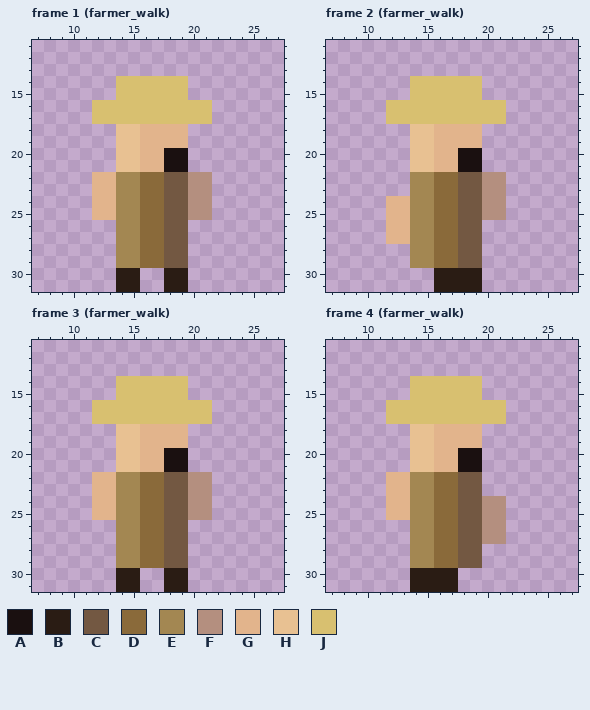
Two versions of one pixel-art file, art/townsfolk_humans.aseprite. Above: the version before the commit.
32x32 pixels, 70 frames. Colours within 5 levels of each other are drawn and written as one. Shown: frame 1 (farmer_walk): x 7..27, y 11..31; frame 2 (farmer_walk): x 7..27, y 11..31; frame 3 (farmer_walk): x 7..27, y 11..31; frame 4 (farmer_walk): x 7..27, y 11..31. The commit also changed other frames, which this record leaves out.
Palette (. is transparent): A #1a1010  B #2a1c14  C #735842  D #8a6a3a  E #a38752  F #b48f7f  G #e2b48c  H #e8c192  J #d8c070
Pixels before, frame 1 (farmer_walk), first column x 12:
14 ..JJJJJJ..
15 ..JJJJJJ..
16 JJJJJJJJJJ
17 JJJJJJJJJJ
18 ..HHGGGG..
19 ..HHGGGG..
20 ..HHGGAA..
21 ..HHGGAA..
22 GGEEDDCCFF
23 GGEEDDCCFF
24 GGEEDDCCFF
25 GGEEDDCCFF
26 ..EEDDCC..
27 ..EEDDCC..
28 ..EEDDCC..
29 ..EEDDCC..
30 ..BB..BB..
31 ..BB..BB..
Pixels before, frame 2 (farmer_walk), first column x 12:
14 ..JJJJJJ..
15 ..JJJJJJ..
16 JJJJJJJJJJ
17 JJJJJJJJJJ
18 ..HHGGGG..
19 ..HHGGGG..
20 ..HHGGAA..
21 ..HHGGAA..
22 ..EEDDCCFF
23 ..EEDDCCFF
24 GGEEDDCCFF
25 GGEEDDCCFF
26 GGEEDDCC..
27 GGEEDDCC..
28 ..EEDDCC..
29 ..EEDDCC..
30 ....BBBB..
31 ....BBBB..
Pixels before, frame 3 (farmer_walk), first column x 12:
14 ..JJJJJJ..
15 ..JJJJJJ..
16 JJJJJJJJJJ
17 JJJJJJJJJJ
18 ..HHGGGG..
19 ..HHGGGG..
20 ..HHGGAA..
21 ..HHGGAA..
22 GGEEDDCCFF
23 GGEEDDCCFF
24 GGEEDDCCFF
25 GGEEDDCCFF
26 ..EEDDCC..
27 ..EEDDCC..
28 ..EEDDCC..
29 ..EEDDCC..
30 ..BB..BB..
31 ..BB..BB..
Pixels before, frame 4 (farmer_walk), first column x 12:
14 ..JJJJJJ..
15 ..JJJJJJ..
16 JJJJJJJJJJ
17 JJJJJJJJJJ
18 ..HHGGGG..
19 ..HHGGGG..
20 ..HHGGAA..
21 ..HHGGAA..
22 GGEEDDCC..
23 GGEEDDCC..
24 GGEEDDCCFF
25 GGEEDDCCFF
26 ..EEDDCCFF
27 ..EEDDCCFF
28 ..EEDDCC..
29 ..EEDDCC..
30 ..BBBB....
31 ..BBBB....
Once edited:
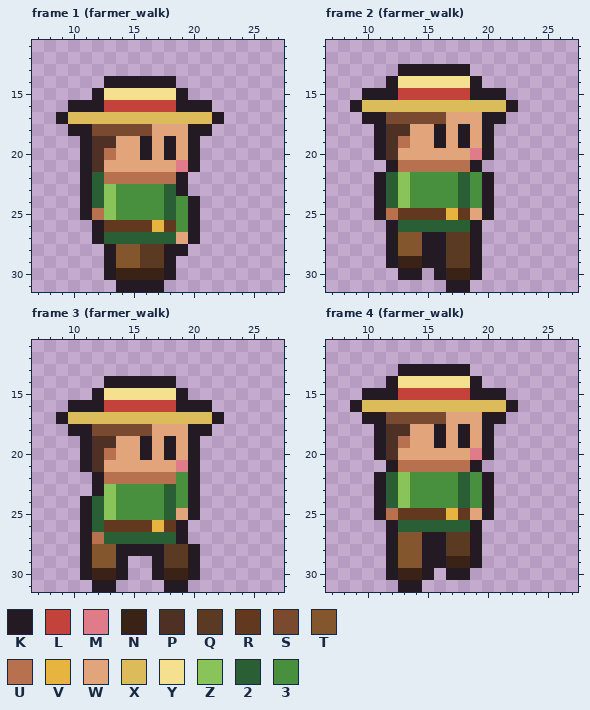
Colours new in this view: K #241a24  L #c4423c  M #e07c8a  N #3a2216  P #4f3024  Q #5a3a22  R #62391f  S #7a4a30  T #84562e  U #b8714f  V #e8b440  W #e2a47a  X #dcbc5a  Y #f4e08e  Z #88c45a  2 #2a5e34  3 #48903e
What changed:
Changed rows in their new state; - is an unchanged pixel.
Frame 1 (farmer_walk):
first column x 9:
14 ----KKKKKK.---
15 ---KYYYYYYK---
16 -KKKLLLLLLKKK-
17 KXXXXXXXXXXXXK
18 -KKSSSSSWWWKK-
19 --KPPWWKWKWK--
20 --KPUWWKWKWK--
21 --KPWWWWWWMK--
22 --K2UUUUUUK..-
23 --K2Z33332K..-
24 --K2Z333323K.-
25 --KUZ333323K.-
26 ---KRRRRVR3K--
27 ---K222222WK--
28 ----KTTQQKK---
29 ----KTTQQK.---
30 ----KNNNNK.---
31 -----KKKK..---
Frame 2 (farmer_walk):
first column x 9:
13 ----KKKKKK----
14 ---KYYYYYYK---
15 -KKKLLLLLLKKK-
16 KXXXXXXXXXXXXK
17 -KKSSSSSWWWKK-
18 --KPPWWKWKWK--
19 --KPUWWKWKWK--
20 --KPWWWWWWMK--
21 ---KUUUUUUK---
22 --K2Z333323K.-
23 --K2Z333323K.-
24 --K2Z333323K.-
25 --KURRRRVRWK.-
26 ---K222222K---
27 ---KTTKKQQK---
28 ---KTTKKQQK---
29 ---KNNKKQQK---
30 ----KK-KNNK---
31 -------.KK.---
Frame 3 (farmer_walk):
first column x 9:
14 ----KKKKKK.---
15 ---KYYYYYYK---
16 -KKKLLLLLLKKK-
17 KXXXXXXXXXXXXK
18 -KKSSSSSWWWKK-
19 --KPPWWKWKWK--
20 --KPUWWKWKWK--
21 --KPWWWWWWMK--
22 ---KUUUUUU3K.-
23 ---KZ333323K.-
24 --K2Z333323K.-
25 --K2Z33332WK.-
26 --K2RRRRVRK---
27 --KU222222K---
28 --KTTKKKKQQK--
29 --KTTK..KQQK--
30 --KNNK.-KNNK--
31 ---KK..--KK---
Frame 4 (farmer_walk):
first column x 9:
13 ----KKKKKK----
14 ---KYYYYYYK---
15 -KKKLLLLLLKKK-
16 KXXXXXXXXXXXXK
17 -KKSSSSSWWWKK-
18 --KPPWWKWKWK--
19 --KPUWWKWKWK--
20 --KPWWWWWWMK--
21 ---KUUUUUUK---
22 --K2Z333323K--
23 --K2Z333323K--
24 --K2Z333323K.-
25 --KURRRRVRWK.-
26 ---K222222K..-
27 ---KTTKKQQK..-
28 ---KTTKKQQK---
29 ---KTTKKNNK---
30 ---KNNK.KK----
31 ----KK...-----
Changed places in both pictures, as pixel boxes (x1, y1, x2, y2):
changed: (56, 76, 224, 292)
changed: (350, 64, 518, 292)
changed: (56, 376, 224, 592)
changed: (350, 364, 518, 592)
